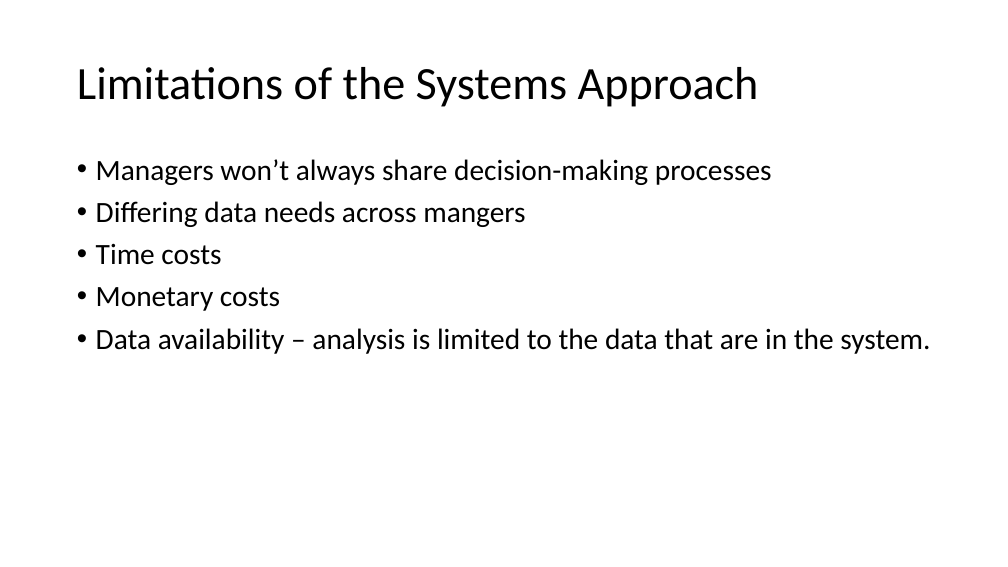
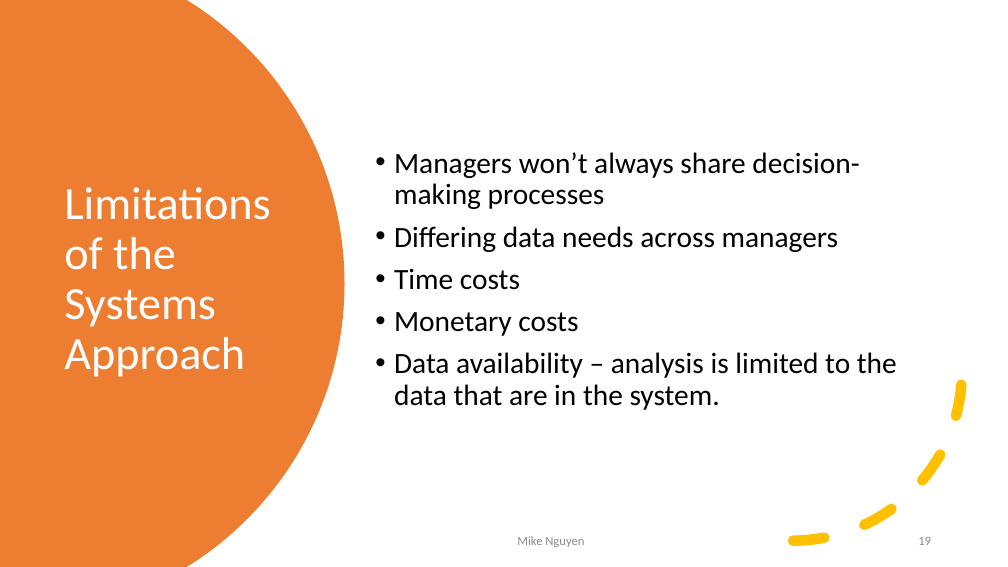
Before and after one commit to mikenguyen13/mar4050, a slide deck: slide 19 of lectures/3/Information Systems, Dashboards & Data Analytics.pptx (slide 13 before the commit). Drawn at 1008x567 pixels with LibreOffice and Linux fonts; fonts in the diff are those of the drawing. Boxes give left, top, right and bottom in pixels: in the first picture for what was removed or moved away, otherwise in the second. Text is boxed around its words. In the diff, an @@ line names an element or a change of style, - is before the commit and + after.

```diff
--- a/lectures/3/Information Systems, Dashboards & Data Analytics.pptx
+++ b/lectures/3/Information Systems, Dashboards & Data Analytics.pptx
@@ freeform shape added at (x1=0, y1=0, x2=345, y2=567), fill #ED7D31 @@
@@ text "Managers won’t always share decision-making ..." moved from (x1=96, y1=159, x2=930, y2=354) to (x1=394, y1=152, x2=897, y2=410) @@
@@ text "Managers won’t always share decision-making ..." at (x1=394, y1=152, x2=897, y2=410): vertical alignment top to middle @@
@@ title "Limitations of the Systems Approach" moved from (x1=77, y1=67, x2=759, y2=107) to (x1=64, y1=187, x2=270, y2=377) @@
@@ title "Limitations of the Systems Approach" at (x1=64, y1=187, x2=270, y2=377): text colour #000000 to #FFFFFF @@
@@ arc (boxed as its full ellipse) added at (x1=625, y1=203, x2=963, y2=541), outline #FFC000 10 pt dashed @@
@@ text at (x1=394, y1=226, x2=838, y2=252): text changed @@
-• Differing data needs across mangers
+• Differing data needs across managers
@@ text added at (x1=517, y1=536, x2=584, y2=547), 12 pt, text #8C8C8C @@
+Mike Nguyen
@@ page number added at (x1=918, y1=537, x2=931, y2=545), 12 pt, text #8C8C8C @@
+19
```
Also in this commit, not shown: 22 other slides changed, 10 slides added, 2 slides removed, 2 other files.
